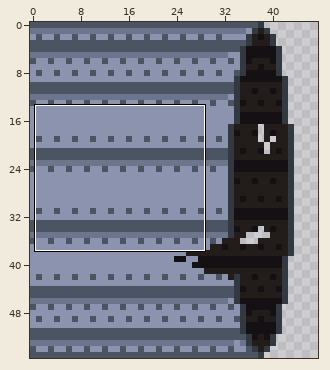
A sprite sheet gets an edit: assets/rocket_booster/broken_rocket.png. The first picture is a wide view before the edit; the outline marks the close-up.
Close-up. Earlier state:
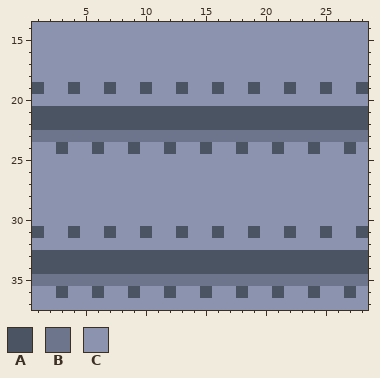
The file is 128x56 pixels. Shown: x 1..28, y 14..37. The wide view leaves out empty margins.
Palette (. is transparent): A #4a5462  B #6d758d  C #8b93af
Pixels before, first column x 1:
14 CCCCCCCCCCCCCCCCCCCCCCCCCCCC
15 CCCCCCCCCCCCCCCCCCCCCCCCCCCC
16 CCCCCCCCCCCCCCCCCCCCCCCCCCCC
17 CCCCCCCCCCCCCCCCCCCCCCCCCCCC
18 CCCCCCCCCCCCCCCCCCCCCCCCCCCC
19 ACCACCACCACCACCACCACCACCACCA
20 CCCCCCCCCCCCCCCCCCCCCCCCCCCC
21 AAAAAAAAAAAAAAAAAAAAAAAAAAAA
22 AAAAAAAAAAAAAAAAAAAAAAAAAAAA
23 BBBBBBBBBBBBBBBBBBBBBBBBBBBB
24 CCACCACCACCACCACCACCACCACCAC
25 CCCCCCCCCCCCCCCCCCCCCCCCCCCC
26 CCCCCCCCCCCCCCCCCCCCCCCCCCCC
27 CCCCCCCCCCCCCCCCCCCCCCCCCCCC
28 CCCCCCCCCCCCCCCCCCCCCCCCCCCC
29 CCCCCCCCCCCCCCCCCCCCCCCCCCCC
30 CCCCCCCCCCCCCCCCCCCCCCCCCCCC
31 ACCACCACCACCACCACCACCACCACCA
32 CCCCCCCCCCCCCCCCCCCCCCCCCCCC
33 AAAAAAAAAAAAAAAAAAAAAAAAAAAA
34 AAAAAAAAAAAAAAAAAAAAAAAAAAAA
35 BBBBBBBBBBBBBBBBBBBBBBBBBBBB
36 CCACCACCACCACCACCACCACCACCAC
37 CCCCCCCCCCCCCCCCCCCCCCCCCCCC
After the commit:
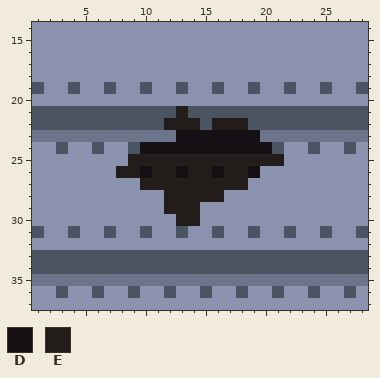
Colours new in this view: D #141013  E #221c1a
From the commit log: Adde multiple steps to fixing the rocket booster
The exact change:
Colour A becomes colour D in row 24 at x 12, 15 and 18.
Colour B becomes colour D in row 23 at x 13 to 19.
Colour C becomes colour D in row 24 at x 10 to 11, 13 to 14, 16 to 17 and 19 to 20; in row 26 at x 10, 13, 16 and 19.
Colour A becomes colour E in row 21 at x 13; in row 22 at x 12 to 14 and 16 to 18.
Colour C becomes colour E in row 25 at x 9 to 21; in row 26 at x 8 to 9, 11 to 12, 14 to 15 and 17 to 18; in row 27 at x 10 to 18; in row 28 at x 12 to 16; in row 29 at x 12 to 14; in row 30 at x 13 to 14.
Changed places in both close-ups, as pixel boxes (x1, y1, x2, y2):
changed: (116, 106, 284, 226)
